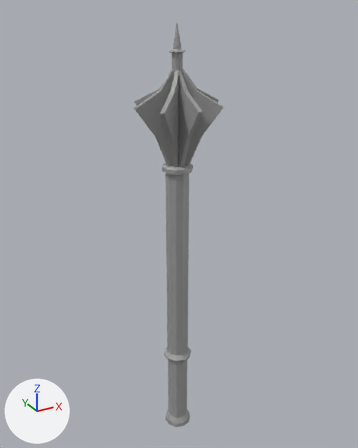
The FBX model Assets/Placeholders/Maze.fbx: old version first, new version second.
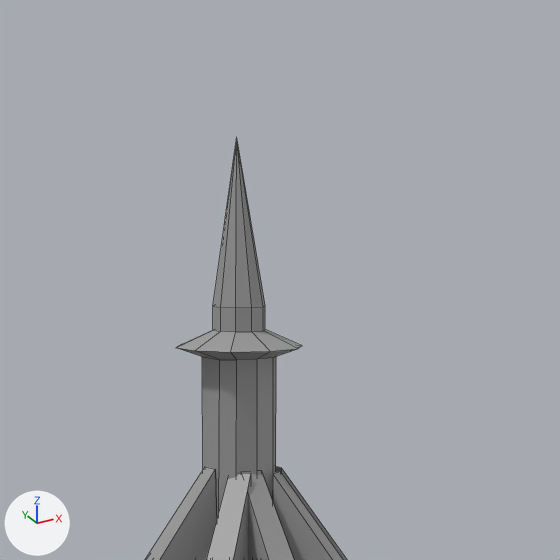
Old and new are each drawn whole from a camera (50 mm lens) standing at (-1.957, -3.791, 3.833) and looking at (0.186, 0.105, 1.885) and again close up on the part from 40% to 63% of the width and 0% to 18% of the height. Arrows for +X, +Y and +Z are at lower left; the lights stay in place. The first two pictures are the older version. The close-ups show mesh edges as thin lines. Where no turn or scale is listed for an object, it has been applied to the vertices.

The first close-up shows 'puntaMAZA1'.
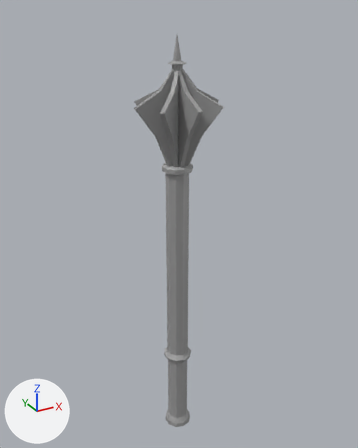
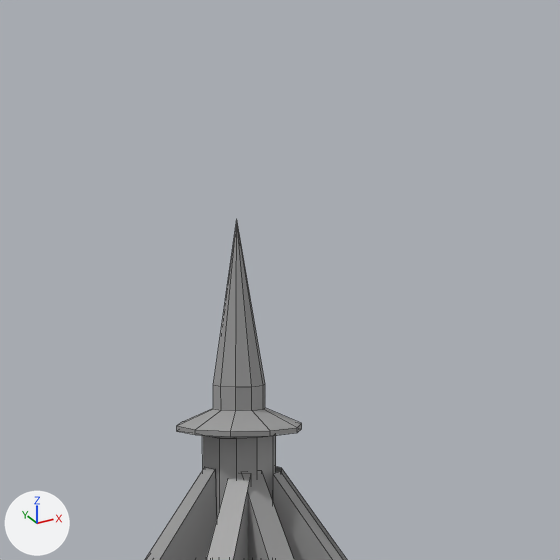
The newer file is also rescaled (x0.49), turned or shifted as a whole; pictures and numbers use the older file's frame.

Where the change shows, as pixel boxes [x1, y1, x2, y2] in the close-ups (560 x 560 px; the box of a moved part takes in the faces that stretch with it):
'puntaMAZA1', reshaped: before [145, 139, 347, 560]; after [145, 222, 347, 560]
part 1 of me_mesh, moved or reshaped: before [176, 139, 302, 517]; after [177, 222, 302, 517]

What changed in the scene script:
```text
Change me_mesh:
    used by ob_puntamaza1; location = (0.116, 0.0, 0.019)
    remove me_mesh.from_pydata(...)  # 261 vertices, 268 faces; spans x -0.4..0.4, y -0.4..0.4, z -0.55..3.71
    add me_mesh.from_pydata(...)  # 261 vertices, 268 faces; spans x -0.4..0.4, y -0.4..0.4, z -0.55..3.62
    me_mesh part 1: all 51 vertices in x -0.08..0.07, y -0.08..0.08, z 3.46..3.71 are moved by (0.0, 0.0, -0.09)
```
